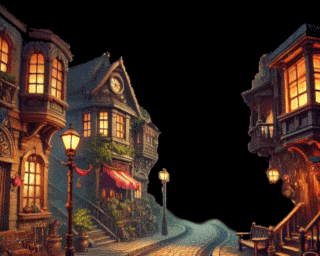
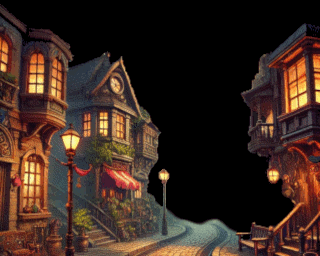
Revision of a layered (320, 256) image; what changed, layer by layer:
painted on "Pasted Layer" over [161, 168, 271, 207]
